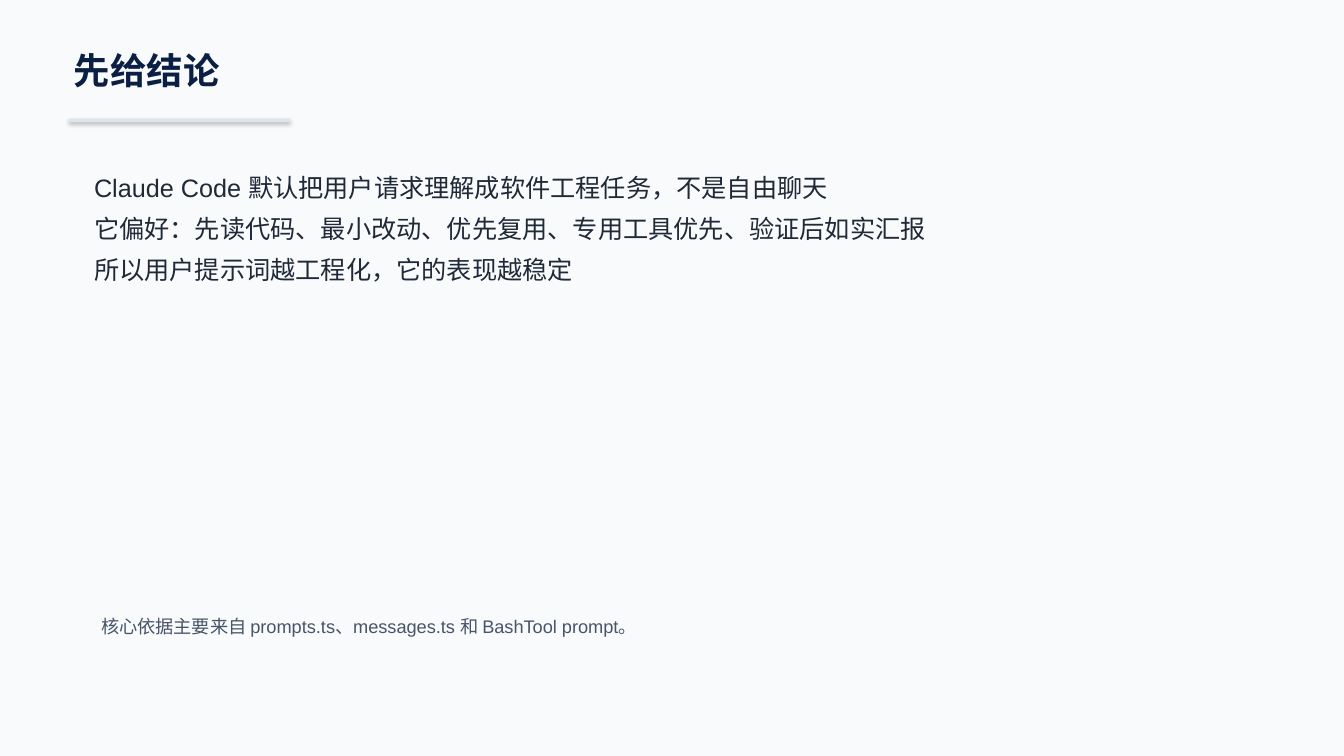
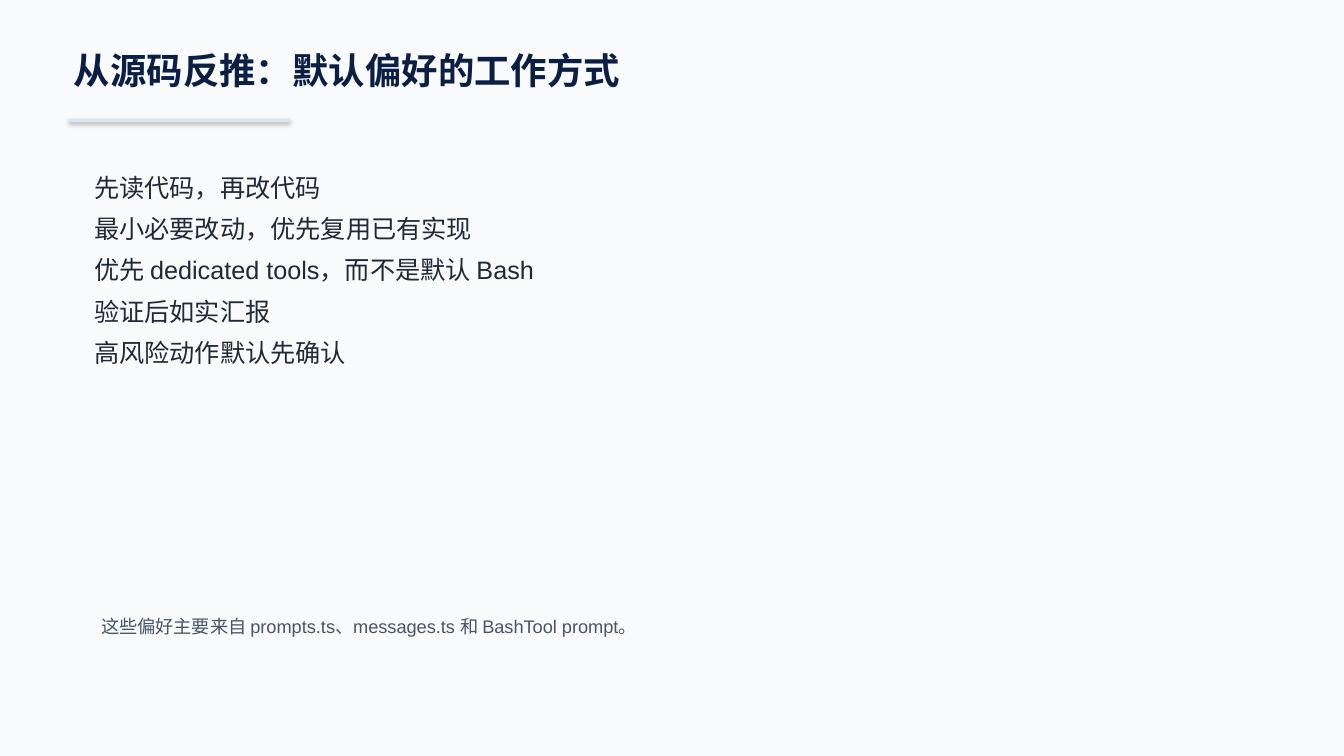
Before and after one commit to boboliu-1010/ccode, a slide deck: slide 4 of docs/zh/09-Claude Code 使用技巧与注意事项-WPS兼容版.pptx (slide 2 before the commit). Drawn at 1344x756 pixels with LibreOffice and Linux fonts; fonts in the diff are those of the drawing. Boxes give left, top, right and bottom in pixels: in the first picture for what was removed or moved away, otherwise in the second. Text is boxed around its words. In the diff, an @@ line names an element or a change of style, - is before the commit and + after.

```diff
--- a/docs/zh/09-Claude Code 使用技巧与注意事项-WPS兼容版.pptx
+++ b/docs/zh/09-Claude Code 使用技巧与注意事项-WPS兼容版.pptx
@@ text at (74, 52, 620, 88): text changed @@
-先给结论
+从源码反推：默认偏好的工作方式
@@ text at (94, 176, 533, 364): text changed @@
-Claude Code 默认把用户请求理解成软件工程任务，不是自由聊天
-它偏好：先读代码、最小改动、优先复用、专用工具优先、验证后如实汇报
-所以用户提示词越工程化，它的表现越稳定
+先读代码，再改代码
+最小必要改动，优先复用已有实现
+优先 dedicated tools，而不是默认 Bash
+验证后如实汇报
+高风险动作默认先确认
@@ text at (101, 617, 637, 637): text changed @@
-核心依据主要来自 prompts.ts、messages.ts 和 BashTool prompt。
+这些偏好主要来自 prompts.ts、messages.ts 和 BashTool prompt。
```
Also in this commit, not shown: 6 other slides changed, 4 slides added, 3 slides removed, 2 other files.
